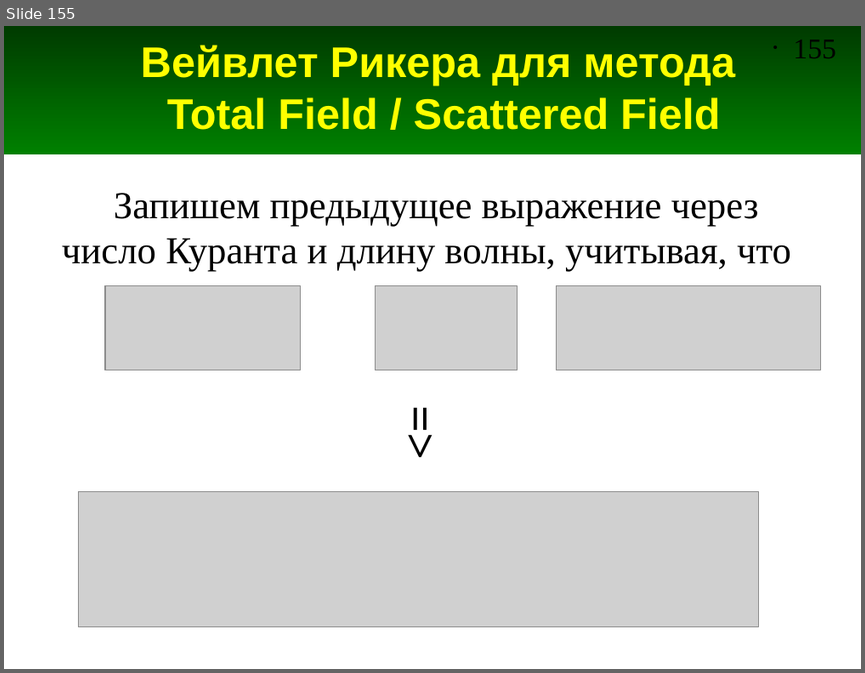
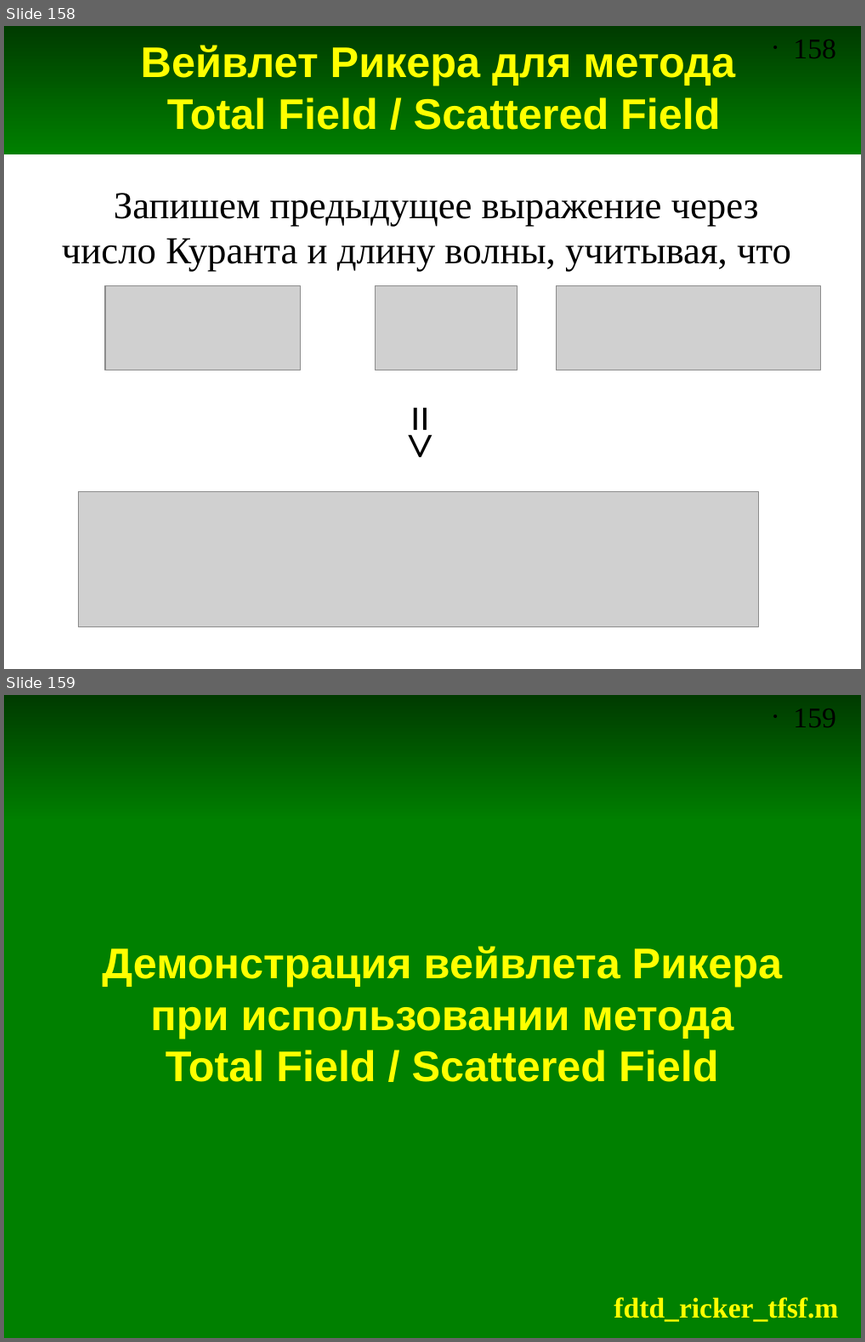
Before and after one commit to andris0147sv/modelling, a slide deck: presentations/2. FDTD.odp. Shown one above the other, each under a label of ours: slide 155 before the commit, slides 158 and 159 after it. The pictures are 865x673 and 865x1342 pixels, drawn with LibreOffice and Linux fonts; fonts in the diff are those of the drawing; grey boxes stand for pictures. Boxes give left, top, right and bottom in pixels: in the first picture for what was removed or moved away, otherwise in the second. Text is boxed around its words. In the diff, an @@ line names an element or a change of style, - is before the commit and + after.

Commit message:
Добавлен скрипт для демонстрации гармонического сигнала с использованием метода TFSF

```diff
--- a/presentations/2. FDTD.odp
+++ b/presentations/2. FDTD.odp
@@ slide 159 added at [4,695,861,1338], background #FFFFFF; not listed: 2 template elements that a slide beside it also shows @@
@@ rectangle added at [4,820,861,1338], fill #008000, outline #008000 0 pt @@
@@ title added at [102,946,783,1082], 36 pt, text #FFFF00, bold @@
+Демонстрация вейвлета Рикера при использовании метода
+Total Field / Scattered Field
@@ text added at [613,1297,838,1321], 24 pt, text #FFFF00, bold @@
+fdtd_ricker_tfsf.m
@@ what was slide 155 is now slide 158 @@
@@ page number at [793,40,835,58]: text changed @@
-• 155
+• 158
```
Also in this commit, not shown: 6 slides changed, 3 other slides added, 5 other files.
